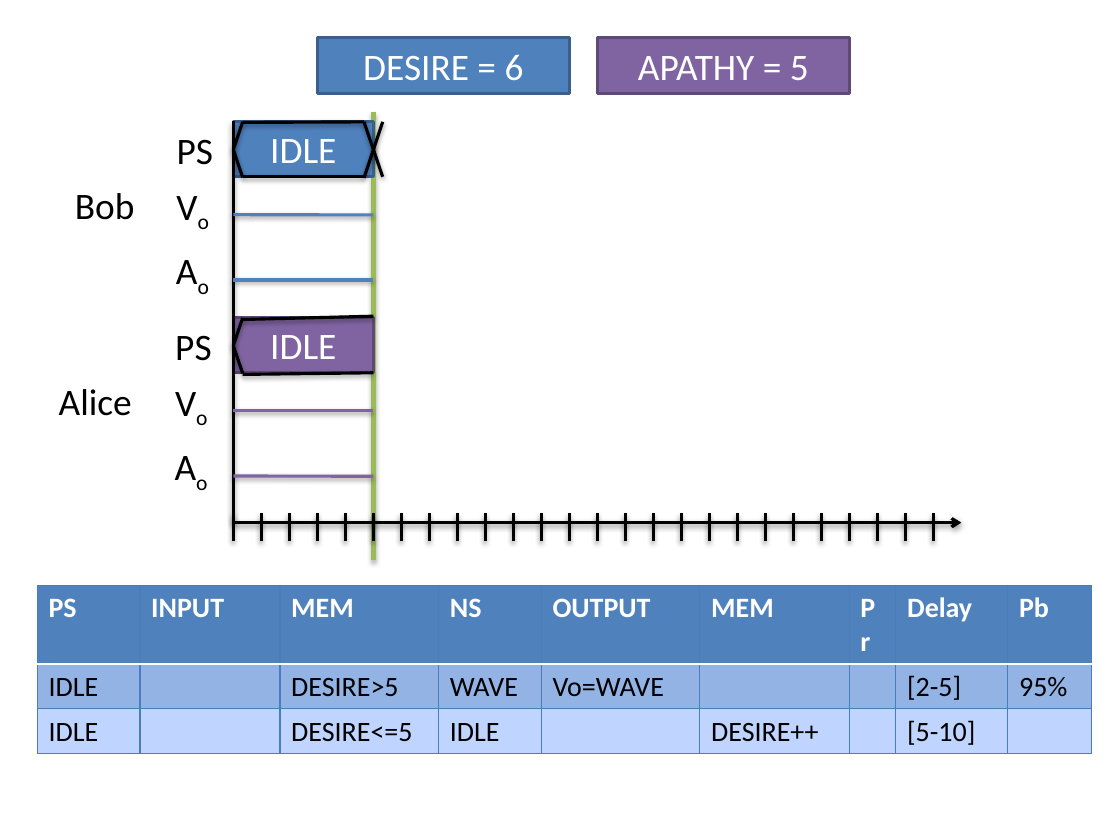
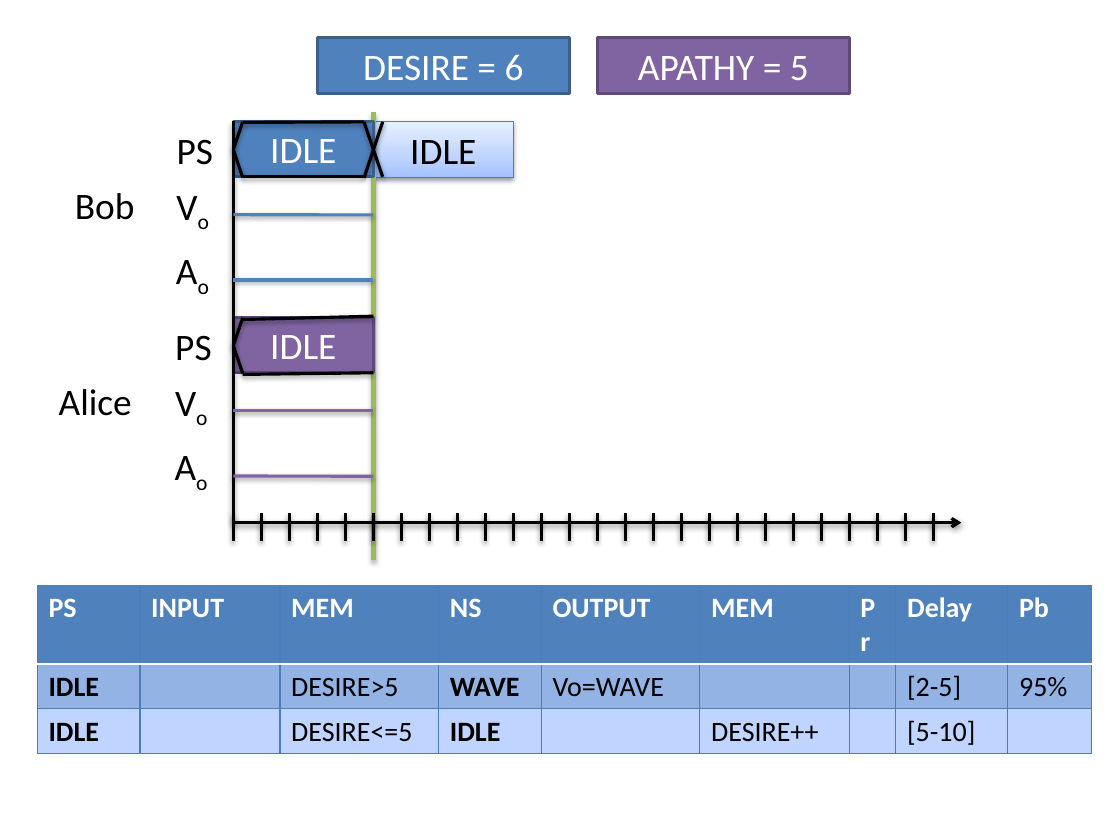
Before and after one commit to ericmercer/workload, a slide deck: slide 12 of publications_and_presentations/FVHMS-2014.pptx. Drawn at 1120x840 pixels with LibreOffice and Linux fonts; fonts in the diff are those of the drawing; background and template pictures are left out. Boxes give left, top, right and bottom in pixels: in the first picture for what was removed or moved away, otherwise in the second. Text is boxed around its words. In the diff, an @@ line names an element or a change of style, - is before the commit and + after.

```diff
--- a/publications_and_presentations/FVHMS-2014.pptx
+++ b/publications_and_presentations/FVHMS-2014.pptx
@@ rectangle added at box(373, 122, 513, 178), fill gradient #A4C4FF to #BFD4FF to #E6EEFF, outline #4B7EBC 0.75 pt, 24 pt, text #000000 @@
+IDLE
@@ table at box(37, 586, 1093, 749) @@
@@ bold on in "IDLE", "WAVE", "IDLE", "IDLE" @@
```
Also in this commit, not shown: 18 other slides changed, 6 slides added, 9 slides removed.
